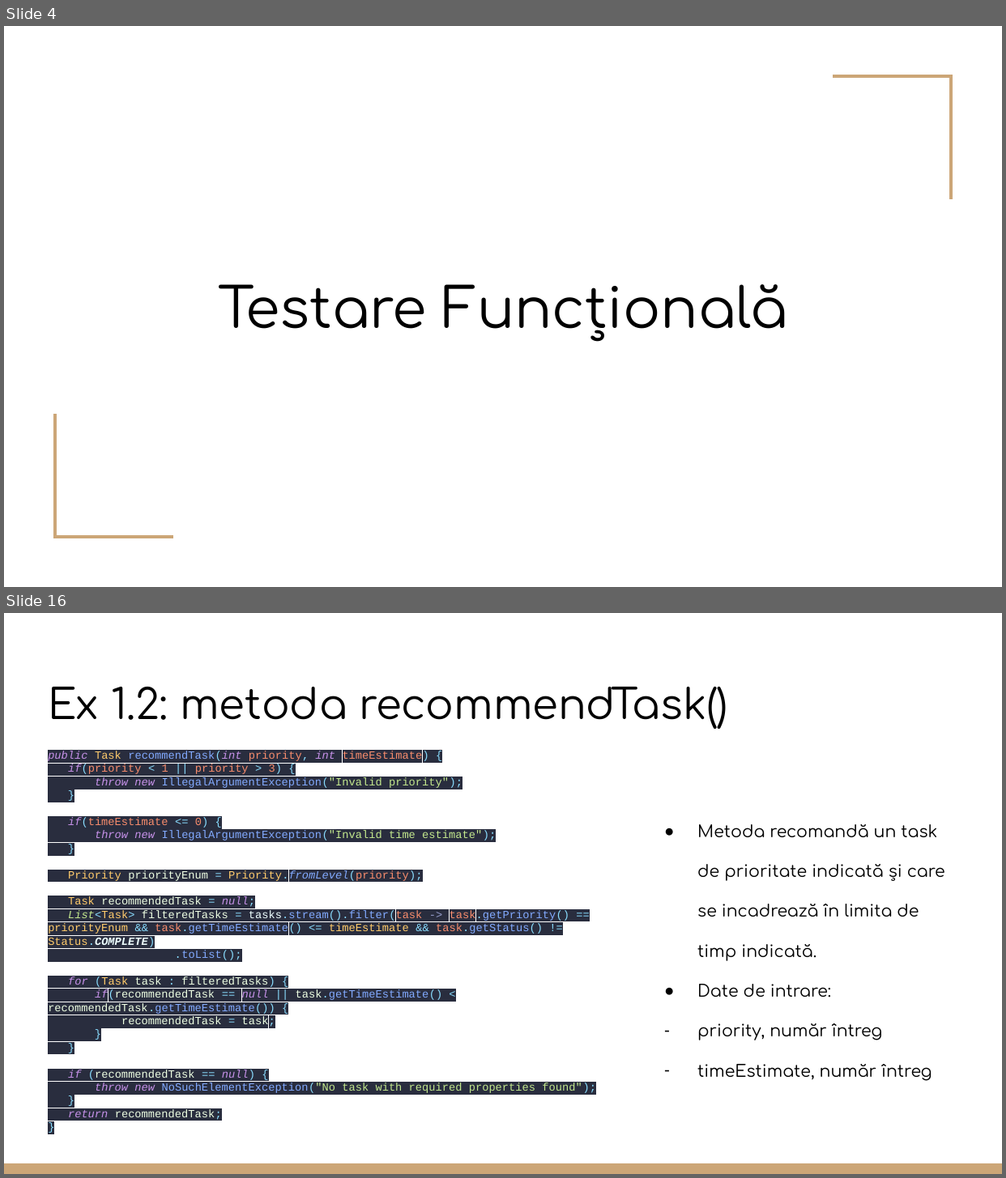
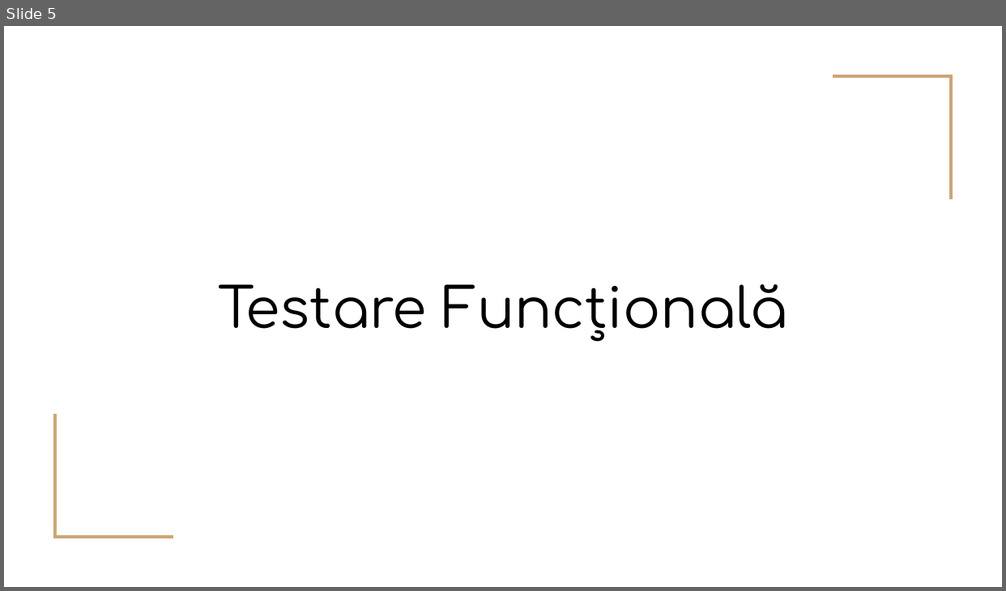
Before and after one commit to CoCodrilo1710/Proiect_TSS, a slide deck: Testare Unitara in Java.pptx. Shown one above the other, each under a label of ours: slides 4 and 16 before the commit, slide 5 after it; the slides between them are not shown. The pictures are 1006x1178 and 1006x591 pixels, drawn with LibreOffice and Linux fonts; fonts in the diff are those of the drawing. Boxes give left, top, right and bottom in pixels: in the first picture for what was removed or moved away, otherwise in the second. Text is boxed around its words. In the diff, an @@ line names an element or a change of style, - is before the commit and + after.

```diff
--- a/Testare Unitara in Java.pptx
+++ b/Testare Unitara in Java.pptx
@@ slide 16 removed at <box>4,613,1002,1174</box>, background #FFFFFF @@
@@ title removed at <box>48,687,728,729</box> @@
-Ex 1.2: metoda recommendTask()
@@ text removed at <box>48,751,596,1120</box> @@
-public Task recommendTask(int priority, int timeEstimate) {
-if(priority < 1 || priority > 3) {
-throw new IllegalArgumentException("Invalid priority");
-}
-if(timeEstimate <= 0) {
-throw new IllegalArgumentException("Invalid time estimate");
-}
-Priority priorityEnum = Priority.fromLevel(priority);
-Task recommendedTask = null;
-List<Task> filteredTasks = tasks.stream().filter(task -> task.getPriority() == priorityEnum && task.getTimeEstimate() <= timeEstimate && task.getStatus() != Status.COMPLETE)
-.toList();
-for (Task task : filteredTasks) {
-if(recommendedTask == null || task.getTimeEstimate() < recommendedTask.getTimeEstimate()) {
-recommendedTask = task;
-}
-}
-if (recommendedTask == null) {
-throw new NoSuchElementException("No task with required properties found");
-}
-return recommendedTask;
-}
@@ text removed at <box>697,864,945,1081</box> @@
-● Metoda recomandă un task de prioritate indicată și care se incadrează în limita de timp indicată.
-● Date de intrare:
-– priority, număr întreg
-– timeEstimate, număr întreg
@@ rectangle removed at <box>4,1164,1002,1174</box> @@
@@ what was slide 4 is now slide 5 @@
```
Also in this commit, not shown: 13 slides added, 39 other slides removed, 1 other file.
